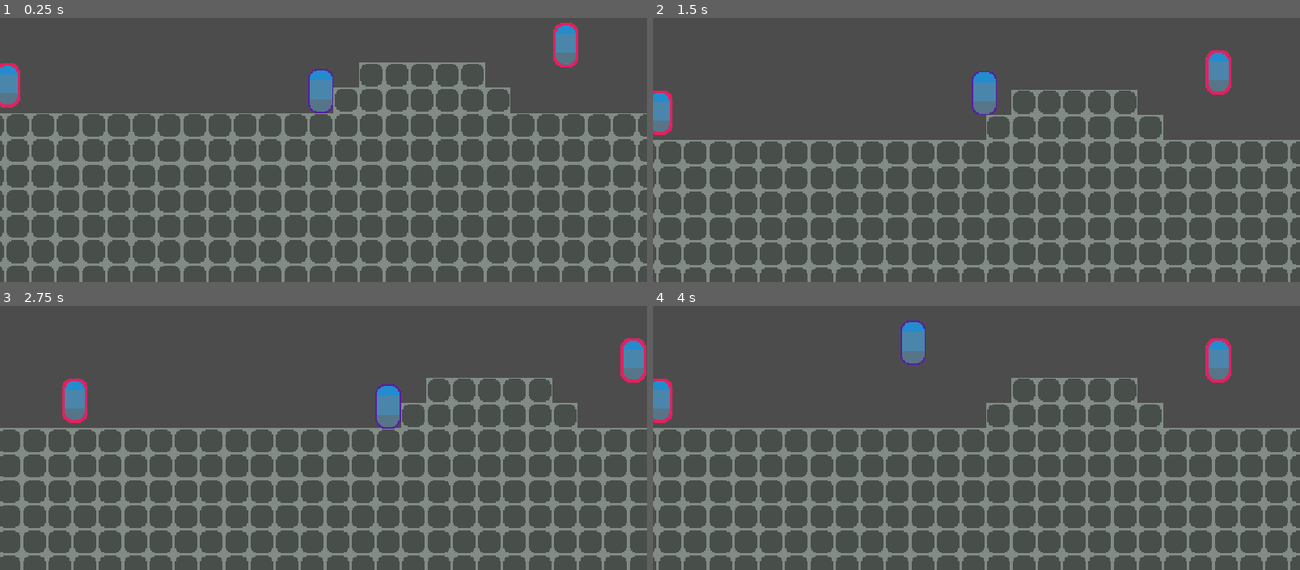
Above: before the commit, frames 1-4 (two rows, left to right).
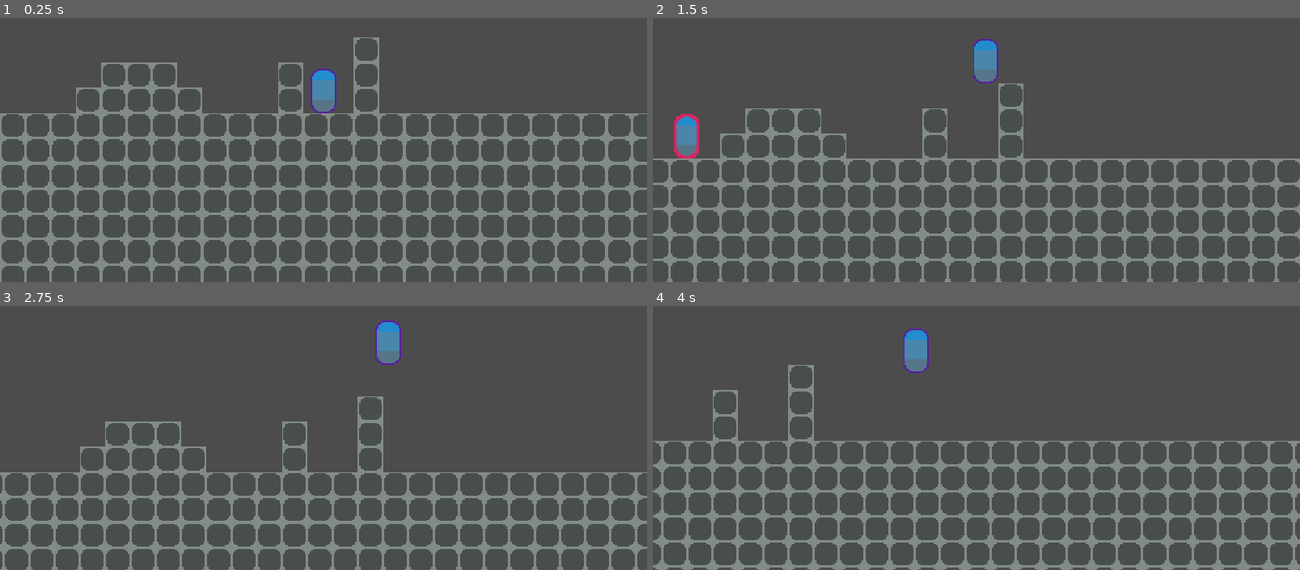
Above: after the commit, the same moments.

Repository: demanxd/YAPS_BO
Game: Godot game, scene res://aux_tscn/Empty_scene.tscn
Two runs of this game, one before a commit and one after it. Both use one fixed random seed, a clock stepped at 60 frames per second and the inputs below.
Inputs:
- Up to frame 1 (0.25 s): no input
- Up to frame 2 (1.5 s): tap Enter at 0.5 s; hold D (move_right) 0.53-1.28 s; tap Space (jump) at 0.6, 0.77, 1.07, 1.35 s; hold A (move_left) from 1.28 s (still down)
- Up to frame 3 (2.75 s): tap Space (jump) at 1.52, 1.82, 2.1 s; release A (move_left) at 2.03 s; hold D (move_right) from 2.03 s (still down)
- Up to frame 4 (4 s): tap Space (jump) at 2.85, 3.02, 3.32, 3.6, 3.77 s; release D (move_right) at 3.53 s; hold A (move_left) from 3.53 s (still down)

The runs differ from the first frame. In frame 1, 21% of the frame differs, in the area x 0-100%, y 1-100%; in frame 2, 29%, in the area x 0-100%, y 7-100%; in frame 3, 26%; in frame 4, 27%.
Error before the commit: Parse Error: Expected identifier as member (res://aux_tscn/Walker.gd:57)

Commit message:
Added and fixed movement (left/right)velocity. Trying to add the same on jump action (up/down)

Diff:
--- a/Project_Rise/godot/BlockOut/Actor.gd
+++ b/Project_Rise/godot/BlockOut/Actor.gd
@@ -5,14 +5,17 @@
 # such as speed and are affected by gravity.
 
 
-export var speed_base = Vector2(150.0, 350.0)
+export var speed_base = Vector2(216.0, 250.0)
 export var is_moveble = false
 export var mass = 1
 export var local_speed_md = 1.0
 export var debug = false
+export var jump_height = 100
 onready var gravity = ProjectSettings.get("physics/2d/default_gravity")
 onready var speed = Vector2.ZERO
 export var local_direction = Vector2.ZERO
+
+onready var is_jump_interrupted
 
 
 const FLOOR_NORMAL = Vector2.UP
@@ -22,12 +25,16 @@
 func _ready():
 	speed.x = local_speed_md * speed_base.x
 	speed.y = speed_base.y
-	print_debug(speed)
+	if debug:
+		print_debug(self.name + " speed = " + String(speed))
 
 # _physics_process is called after the inherited _physics_process function.
 # This allows the Player and Enemy scenes to be affected by gravity.
-func _physics_process(delta):
-	_velocity.y += gravity * delta
+#func _physics_process(delta):
+#	if is_jump_interrupted:
+#		_velocity.y += gravity * delta
+#	if debug:
+#		print_debug(self.name + " speed x = " + String(_velocity.x) + "; speed y = " + String(_velocity.y))
 
 func speed_set(expr : Vector2):
 	speed = expr
--- a/Project_Rise/godot/BlockOut/aux_tscn/Empty_scene.tscn
+++ b/Project_Rise/godot/BlockOut/aux_tscn/Empty_scene.tscn
@@ -12,13 +12,13 @@
 [node name="Rock_TM" parent="." instance=ExtResource( 1 )]
 collision_layer = 32
 collision_mask = 0
-tile_data = PoolIntArray( -196574, 0, 0, -131065, 0, 0, -131064, 0,  …(13345 unchanged characters)…
+tile_data = PoolIntArray( -131078, 0, 0, -131076, 0, 0, -131074, 0, 0, -196608, 0, 0, -196606, 0, 0, -196605, 0, 0, -196574, 0, 0, -131065, 0, 0, -131064, 0,  …(13345 unchanged characters)…
 
 [node name="Player" parent="." instance=ExtResource( 2 )]
-position = Vector2( 112, -16 )
+position = Vector2( 656, -16 )
 collision_mask = 35
+speed_base = Vector2( 220, 40 )
 is_moveble = true
-local_speed_md = 1.5
 
 [node name="MainCamera" parent="Player" instance=ExtResource( 3 )]
 current = true
--- /dev/null
+++ b/Project_Rise/godot/BlockOut/aux_tscn/Hitbox.tscn
@@ -0,0 +1,5 @@
+[gd_scene format=2]
+
+[node name="Hitbox" type="Area2D"]
+
+[node name="CollisionShape2D" type="CollisionShape2D" parent="."]
--- /dev/null
+++ b/Project_Rise/godot/BlockOut/aux_tscn/Hurtbox.tscn
@@ -0,0 +1,5 @@
+[gd_scene format=2]
+
+[node name="Hurtbox" type="Area2D"]
+
+[node name="CollisionShape2D" type="CollisionShape2D" parent="."]
--- a/Project_Rise/godot/BlockOut/aux_tscn/Player.gd
+++ b/Project_Rise/godot/BlockOut/aux_tscn/Player.gd
@@ -2,7 +2,7 @@
 extends Actor
 #https://www.youtube.com/c/GameEndeavor/videos
 #https://vk.com/wall-165072537_2325
-
+#movement speed 12 units per second
 
 const FLOOR_DETECT_DISTANCE = 20.0
 export var MAX_JUMP_DISTANCE = 0
@@ -16,6 +16,8 @@
 onready var camera = $Camera2D
 onready var timer = $Timer
 
+
+var max_h = 0.0 #delete!!!
 
 
 func _ready():
@@ -49,24 +51,49 @@
 #			is_run = false
 
 		var direction = get_direction()
+#		if debug:
+#			print_debug(self.name + ": direction = " + String(direction))
 
-		var is_jump_interrupted = Input.is_action_just_released("jump" + action_suffix) and _velocity.y < 0.0
+		if direction.y == -1:
+			is_jump_interrupted = true
+		else:
+			is_jump_interrupted = false
+
+#		if debug:
+#			print_debug(self.name + ": is_jump_interrupted = " + String(is_jump_interrupted))
+
 		_velocity = calculate_move_velocity(_velocity, direction, speed, is_jump_interrupted)
 
 		var snap_vector = Vector2.DOWN * FLOOR_DETECT_DISTANCE if direction.y == 0.0 else Vector2.ZERO
 #		var is_on_platform = platform_detector.is_colliding()
 		var is_on_platform = is_on_floor()
+#		if debug:
+#			print_debug(self.name + ": is_on_platform = " + String(is_on_floor()))
 
-#		if not is_on_platform:
-#			print_debug(self.name, " WARNING: Not on platform!");
+		jump()
+		_velocity.y += gravity
 
-		_velocity = move_and_slide_with_snap(
-			_velocity, snap_vector, FLOOR_NORMAL, not is_on_platform, 4, 0.9, false
-			)
+		if (_velocity.y >= max_h):
+			max_h = _velocity.y
+
+		if debug:
+			print_debug(self.name + ": max_h = " + String(max_h))
+
+		_velocity = move_and_slide(_velocity, Vector2.UP)
+#		_velocity = move_and_slide_with_snap(
+#			_velocity, snap_vector, FLOOR_NORMAL, not is_on_platform, 4, 0.9, false
+#			)
 		for i in get_slide_count():
 			var collision = get_slide_collision(i)
 			if collision.collider.has_method("collide_with"):
 				collision.collider.collide_with(collision, self)
+
+
+func jump() -> void:
+	if self.is_on_floor():
+		if Input.is_action_just_pressed("jump" + action_suffix):
+			if _velocity.y <= speed.y:
+				_velocity.y -= speed.y * gravity
 
 
 func get_direction():
@@ -82,19 +109,19 @@
 # This function calculates a new velocity whenever you need it.
 # It allows you to interrupt jumps.
 func calculate_move_velocity(
-		linear_velocity,
-		direction,
-		speed,
-		is_jump_interrupted
-	):
+	linear_velocity,
+	direction,
+	speed,
+	is_jump_interrupted
+):
 	var velocity = linear_velocity
 	velocity.x = speed.x * direction.x
-	if direction.y != 0.0:
-		velocity.y = speed.y * direction.y
-	if is_jump_interrupted:
-		# Decrease the Y velocity by multiplying it, but don't set it to 0
-		# as to not be too abrupt.
-		velocity.y *= 0.4
+#	if direction.y != 0.0:
+#		velocity.y = speed.y * direction.y
+#	if is_jump_interrupted:
+#		# Decrease the Y velocity by multiplying it, but don't set it to 0
+#		# as to not be too abrupt.
+#		velocity.y *= 0.4
 	return velocity
 
 
--- a/Project_Rise/godot/BlockOut/aux_tscn/Player.tscn
+++ b/Project_Rise/godot/BlockOut/aux_tscn/Player.tscn
@@ -9,6 +9,7 @@
 [node name="Player" type="KinematicBody2D"]
 collision_mask = 33
 script = ExtResource( 2 )
+debug = true
 
 [node name="Sprite" type="Sprite" parent="."]
 texture = ExtResource( 1 )
--- a/Project_Rise/godot/BlockOut/aux_tscn/Walker.gd
+++ b/Project_Rise/godot/BlockOut/aux_tscn/Walker.gd
@@ -10,9 +10,8 @@
 
 onready var wait_timer: Timer = $Timer
 onready var platform_detector: RayCast2D = $Platform_Detector
-
-onready var left_p_detect : Area2D = $Left_Player_Detector
-onready var right_p_detect : Area2D = $Right_Player_Detector
+onready var left_p_detect : CollisionShape2D = $Left_Player_Detector/Collision
+onready var right_p_detect : CollisionShape2D = $Right_Player_Detector/Collision
 
 
 onready var waypoints: = get_node(waypoints_path)
@@ -26,10 +25,15 @@
 var target_position: = Vector2()
 
 func _ready() -> void:
+#	if left_p_detect.is_processing():
+#		left_p_detect.set_process(false)
+#	if right_p_detect.is_processing():
+#		right_p_detect.set_process(false)
 	last_local_direction = local_direction
 	if not waypoints:
 		set_physics_process(false)
 		return
+
 	position = waypoints.get_start_position()
 	target_position = waypoints.get_next_point_position()
 
@@ -53,12 +57,15 @@
 		print_debug(self.name + " in " + String(self.position.x - target_position.x) + " condition")
 	if (last_local_direction != local_direction):
 		if (local_direction == Vector2.RIGHT):
-			left_p_detect.disconnect("body_entered", self, "_on_Left_Player_Detector_body_entered")
-			left_p_detect.
-			right_p_detect.connect("body_entered")
+			if left_p_detect.is_processing():
+				left_p_detect.set_process(false)
+			if not right_p_detect.is_processing():
+				right_p_detect.set_process(true)
 		else:
-			right_p_detect.disconnect("body_entered")
-			left_p_detect.connect("body_entered")
+			if right_p_detect.is_processing():
+				right_p_detect.set_process(false)
+			if not left_p_detect.is_processing():
+				left_p_detect.set_process(true)
 #		set_physics_process(false)
 #		wait_timer.start(wait_time)
 #	var direction: float
@@ -88,11 +95,13 @@
 
 
 func _on_Left_Player_Detector_body_entered(body):
+	print_debug(self.name + ": " + body.name + " is cached in left!")
 #	get_him_hurt()
 	pass # Replace with function body.
 
 
 func _on_Right_Player_Detector_body_entered(body):
+	print_debug(self.name + ": " + body.name + " is cached in right!")
 #	get_him_hurt()
 	pass # Replace with function body.
 
--- a/Project_Rise/godot/BlockOut/aux_tscn/Walker.tscn
+++ b/Project_Rise/godot/BlockOut/aux_tscn/Walker.tscn
@@ -50,12 +50,14 @@
 [node name="Timer" type="Timer" parent="."]
 
 [node name="Left_Player_Detector" type="Area2D" parent="."]
+visible = false
 
 [node name="Collision" type="CollisionShape2D" parent="Left_Player_Detector"]
 position = Vector2( -8, 0 )
 shape = SubResource( 2 )
 
 [node name="Right_Player_Detector" type="Area2D" parent="."]
+visible = false
 
 [node name="Collision" type="CollisionShape2D" parent="Right_Player_Detector"]
 position = Vector2( 8, 0 )
--- a/Project_Rise/godot/BlockOut/project.godot
+++ b/Project_Rise/godot/BlockOut/project.godot
@@ -85,7 +85,7 @@
 
 2d/physics_engine="GodotPhysics"
 2d/cell_size=20
-2d/default_gravity=900
+2d/default_gravity=5
 
 [rendering]
 
--- a/Project_Rise/godot/BlockOut/tscn_folders/Tavern.tscn
+++ b/Project_Rise/godot/BlockOut/tscn_folders/Tavern.tscn
@@ -17,7 +17,7 @@
 
 [node name="Player" parent="." instance=ExtResource( 3 )]
 position = Vector2( 192.143, 192.418 )
-is_movable = true
+is_moveble = true
 
 [node name="MainCamera" parent="Player" instance=ExtResource( 6 )]
 current = true
@@ -38,154 +38,234 @@
 
 [node name="Portal" parent="." instance=ExtResource( 5 )]
 position = Vector2( 339.773, 359.95 )
+In = false
 debug = false
+location_self = Vector2( 0, 0 )
+location_target = Vector2( 0, 0 )
 color_shade = Color( 0.0941176, 0.478431, 0.929412, 1 )
 base_color = Vector3( 0.0941176, 0.478431, 0.929412 )
 
 [node name="Portal" parent="Portal" instance=ExtResource( 5 )]
 position = Vector2( 60.5044, 78.9006 )
 In = true
+debug = true
+location_self = Vector2( 0, 0 )
 location_target = Vector2( 339.773, 359.95 )
 color_shade = Color( 0.0941176, 0.478431, 0.929412, 1 )
+base_color = Vector3( 0, 0, 0 )
 
 [node name="Portal2" parent="Portal" instance=ExtResource( 5 )]
 position = Vector2( 161.094, 80.2092 )
 In = true
+debug = true
+location_self = Vector2( 0, 0 )
 location_target = Vector2( 339.773, 359.95 )
 color_shade = Color( 0.0941176, 0.478431, 0.929412, 1 )
+base_color = Vector3( 0, 0, 0 )
 
 [node name="Portal3" parent="Portal" instance=ExtResource( 5 )]
 position = Vector2( 380.14, 40.0358 )
 In = true
+debug = true
+location_self = Vector2( 0, 0 )
 location_target = Vector2( 339.773, 359.95 )
 color_shade = Color( 0.0941176, 0.478431, 0.929412, 1 )
+base_color = Vector3( 0, 0, 0 )
 
 [node name="Portal2" parent="." instance=ExtResource( 5 )]
 position = Vector2( 200.452, 239.652 )
+In = false
+debug = true
+location_self = Vector2( 0, 0 )
+location_target = Vector2( 0, 0 )
 color_shade = Color( 0.0627451, 0.866667, 0.282353, 1 )
 base_color = Vector3( 0.0627451, 0.866667, 0.282353 )
 
 [node name="Portal" parent="Portal2" instance=ExtResource( 5 )]
 position = Vector2( -140.946, 160.261 )
 In = true
-location_target = Vector2( 200.452, 239.652 )
-color_shade = Color( 0.0627451, 0.866667, 0.282353, 1 )
+debug = true
+location_self = Vector2( 0, 0 )
+location_target = Vector2( 200.452, 239.652 )
+color_shade = Color( 0.0627451, 0.866667, 0.282353, 1 )
+base_color = Vector3( 0, 0, 0 )
 
 [node name="Portal3" parent="Portal2" instance=ExtResource( 5 )]
 position = Vector2( -180.536, 160.065 )
 In = true
-location_target = Vector2( 200.452, 239.652 )
-color_shade = Color( 0.0627451, 0.866667, 0.282353, 1 )
+debug = true
+location_self = Vector2( 0, 0 )
+location_target = Vector2( 200.452, 239.652 )
+color_shade = Color( 0.0627451, 0.866667, 0.282353, 1 )
+base_color = Vector3( 0, 0, 0 )
 
 [node name="Portal4" parent="Portal2" instance=ExtResource( 5 )]
 position = Vector2( -60.2908, 139.825 )
 In = true
-location_target = Vector2( 200.452, 239.652 )
-color_shade = Color( 0.0627451, 0.866667, 0.282353, 1 )
+debug = true
+location_self = Vector2( 0, 0 )
+location_target = Vector2( 200.452, 239.652 )
+color_shade = Color( 0.0627451, 0.866667, 0.282353, 1 )
+base_color = Vector3( 0, 0, 0 )
 
 [node name="Portal5" parent="Portal2" instance=ExtResource( 5 )]
 position = Vector2( -221.015, 141.016 )
 In = true
-location_target = Vector2( 200.452, 239.652 )
-color_shade = Color( 0.0627451, 0.866667, 0.282353, 1 )
+debug = true
+location_self = Vector2( 0, 0 )
+location_target = Vector2( 200.452, 239.652 )
+color_shade = Color( 0.0627451, 0.866667, 0.282353, 1 )
+base_color = Vector3( 0, 0, 0 )
 
 [node name="Portal6" parent="Portal2" instance=ExtResource( 5 )]
 position = Vector2( -261.097, 141.016 )
 In = true
-location_target = Vector2( 200.452, 239.652 )
-color_shade = Color( 0.0627451, 0.866667, 0.282353, 1 )
+debug = true
+location_self = Vector2( 0, 0 )
+location_target = Vector2( 200.452, 239.652 )
+color_shade = Color( 0.0627451, 0.866667, 0.282353, 1 )
+base_color = Vector3( 0, 0, 0 )
 
 [node name="Portal7" parent="Portal2" instance=ExtResource( 5 )]
 position = Vector2( -300.782, 141.413 )
 In = true
-location_target = Vector2( 200.452, 239.652 )
-color_shade = Color( 0.0627451, 0.866667, 0.282353, 1 )
+debug = true
+location_self = Vector2( 0, 0 )
+location_target = Vector2( 200.452, 239.652 )
+color_shade = Color( 0.0627451, 0.866667, 0.282353, 1 )
+base_color = Vector3( 0, 0, 0 )
 
 [node name="Portal2" parent="Portal2" instance=ExtResource( 5 )]
 position = Vector2( -100.419, 160.001 )
 In = true
-location_target = Vector2( 200.452, 239.652 )
-color_shade = Color( 0.0627451, 0.866667, 0.282353, 1 )
+debug = true
+location_self = Vector2( 0, 0 )
+location_target = Vector2( 200.452, 239.652 )
+color_shade = Color( 0.0627451, 0.866667, 0.282353, 1 )
+base_color = Vector3( 0, 0, 0 )
 
 [node name="Portal3" parent="." instance=ExtResource( 5 )]
 position = Vector2( 1059.4, 279.552 )
+In = false
+debug = true
+location_self = Vector2( 0, 0 )
+location_target = Vector2( 0, 0 )
 color_shade = Color( 0.913725, 0.596078, 0.596078, 1 )
 base_color = Vector3( 0.913725, 0.596078, 0.596078 )
 
 [node name="Portal4" parent="Portal3" instance=ExtResource( 5 )]
 position = Vector2( 79.0601, 160.325 )
 In = true
-location_target = Vector2( 1059.4, 279.552 )
-color_shade = Color( 0.913725, 0.596078, 0.596078, 1 )
+debug = true
+location_self = Vector2( 0, 0 )
+location_target = Vector2( 1059.4, 279.552 )
+color_shade = Color( 0.913725, 0.596078, 0.596078, 1 )
+base_color = Vector3( 0, 0, 0 )
 
 [node name="Portal5" parent="Portal3" instance=ExtResource( 5 )]
 position = Vector2( 119.378, 160.955 )
 In = true
-location_target = Vector2( 1059.4, 279.552 )
-color_shade = Color( 0.913725, 0.596078, 0.596078, 1 )
+debug = true
+location_self = Vector2( 0, 0 )
+location_target = Vector2( 1059.4, 279.552 )
+color_shade = Color( 0.913725, 0.596078, 0.596078, 1 )
+base_color = Vector3( 0, 0, 0 )
 
 [node name="Portal6" parent="Portal3" instance=ExtResource( 5 )]
 position = Vector2( 160.64, 160.955 )
 In = true
-location_target = Vector2( 1059.4, 279.552 )
-color_shade = Color( 0.913725, 0.596078, 0.596078, 1 )
+debug = true
+location_self = Vector2( 0, 0 )
+location_target = Vector2( 1059.4, 279.552 )
+color_shade = Color( 0.913725, 0.596078, 0.596078, 1 )
+base_color = Vector3( 0, 0, 0 )
 
 [node name="Portal7" parent="Portal3" instance=ExtResource( 5 )]
 position = Vector2( 200.013, 162.53 )
 In = true
-location_target = Vector2( 1059.4, 279.552 )
-color_shade = Color( 0.913725, 0.596078, 0.596078, 1 )
+debug = true
+location_self = Vector2( 0, 0 )
+location_target = Vector2( 1059.4, 279.552 )
+color_shade = Color( 0.913725, 0.596078, 0.596078, 1 )
+base_color = Vector3( 0, 0, 0 )
 
 [node name="Portal12" parent="Portal3" instance=ExtResource( 5 )]
 position = Vector2( 400.372, 181.05 )
 In = true
-location_target = Vector2( 1059.4, 279.552 )
-color_shade = Color( 0.913725, 0.596078, 0.596078, 1 )
+debug = true
+location_self = Vector2( 0, 0 )
+location_target = Vector2( 1059.4, 279.552 )
+color_shade = Color( 0.913725, 0.596078, 0.596078, 1 )
+base_color = Vector3( 0, 0, 0 )
 
 [node name="Portal13" parent="Portal3" instance=ExtResource( 5 )]
 position = Vector2( 432.783, 181.049 )
 In = true
-location_target = Vector2( 1059.4, 279.552 )
-color_shade = Color( 0.913725, 0.596078, 0.596078, 1 )
+debug = true
+location_self = Vector2( 0, 0 )
+location_target = Vector2( 1059.4, 279.552 )
+color_shade = Color( 0.913725, 0.596078, 0.596078, 1 )
+base_color = Vector3( 0, 0, 0 )
 
 [node name="Portal14" parent="Portal3" instance=ExtResource( 5 )]
 position = Vector2( 460.424, 179.928 )
 In = true
-location_target = Vector2( 1059.4, 279.552 )
-color_shade = Color( 0.913725, 0.596078, 0.596078, 1 )
+debug = true
+location_self = Vector2( 0, 0 )
+location_target = Vector2( 1059.4, 279.552 )
+color_shade = Color( 0.913725, 0.596078, 0.596078, 1 )
+base_color = Vector3( 0, 0, 0 )
 
 [node name="Portal8" parent="Portal3" instance=ExtResource( 5 )]
 position = Vector2( 660.514, 120.322 )
 In = true
-location_target = Vector2( 1059.4, 279.552 )
-color_shade = Color( 0.913725, 0.596078, 0.596078, 1 )
+debug = true
+location_self = Vector2( 0, 0 )
+location_target = Vector2( 1059.4, 279.552 )
+color_shade = Color( 0.913725, 0.596078, 0.596078, 1 )
+base_color = Vector3( 0, 0, 0 )
 
 [node name="Portal9" parent="Portal3" instance=ExtResource( 5 )]
 position = Vector2( 699.886, 120.637 )
 In = true
-location_target = Vector2( 1059.4, 279.552 )
-color_shade = Color( 0.913725, 0.596078, 0.596078, 1 )
+debug = true
+location_self = Vector2( 0, 0 )
+location_target = Vector2( 1059.4, 279.552 )
+color_shade = Color( 0.913725, 0.596078, 0.596078, 1 )
+base_color = Vector3( 0, 0, 0 )
 
 [node name="Portal10" parent="Portal3" instance=ExtResource( 5 )]
 position = Vector2( 737.054, 119.692 )
 In = true
-location_target = Vector2( 1059.4, 279.552 )
-color_shade = Color( 0.913725, 0.596078, 0.596078, 1 )
+debug = true
+location_self = Vector2( 0, 0 )
+location_target = Vector2( 1059.4, 279.552 )
+color_shade = Color( 0.913725, 0.596078, 0.596078, 1 )
+base_color = Vector3( 0, 0, 0 )
 
 [node name="Portal11" parent="Portal3" instance=ExtResource( 5 )]
 position = Vector2( 760.048, 120.007 )
 In = true
-location_target = Vector2( 1059.4, 279.552 )
-color_shade = Color( 0.913725, 0.596078, 0.596078, 1 )
+debug = true
+location_self = Vector2( 0, 0 )
+location_target = Vector2( 1059.4, 279.552 )
+color_shade = Color( 0.913725, 0.596078, 0.596078, 1 )
+base_color = Vector3( 0, 0, 0 )
 
 [node name="Portal4" parent="." instance=ExtResource( 5 )]
 position = Vector2( 1960.1, 258.17 )
+In = false
+debug = true
+location_self = Vector2( 0, 0 )
+location_target = Vector2( 0, 0 )
 color_shade = Color( 0.968627, 1, 0, 1 )
 base_color = Vector3( 0.968627, 1, 0 )
 
 [node name="Portal5" parent="Portal4" instance=ExtResource( 5 )]
 position = Vector2( 220.052, -18.7089 )
 In = true
+debug = true
+location_self = Vector2( 0, 0 )
 location_target = Vector2( 1960.1, 258.17 )
 color_shade = Color( 0.968627, 1, 0, 1 )
 base_color = Vector3( 0.913725, 0.596078, 0.596078 )
@@ -193,6 +273,8 @@
 [node name="Portal6" parent="Portal4" instance=ExtResource( 5 )]
 position = Vector2( 299.248, -19.416 )
 In = true
+debug = true
+location_self = Vector2( 0, 0 )
 location_target = Vector2( 1960.1, 258.17 )
 color_shade = Color( 0.968627, 1, 0, 1 )
 base_color = Vector3( 0.913725, 0.596078, 0.596078 )
@@ -200,6 +282,8 @@
 [node name="Portal8" parent="Portal4" instance=ExtResource( 5 )]
 position = Vector2( 619.109, -77.3561 )
 In = true
+debug = true
+location_self = Vector2( 0, 0 )
 location_target = Vector2( 1960.1, 258.17 )
 color_shade = Color( 0.968627, 1, 0, 1 )
 base_color = Vector3( 0.913725, 0.596078, 0.596078 )
@@ -207,6 +291,8 @@
 [node name="Portal9" parent="Portal4" instance=ExtResource( 5 )]
 position = Vector2( 657.207, -77.3561 )
 In = true
+debug = true
+location_self = Vector2( 0, 0 )
 location_target = Vector2( 1960.1, 258.17 )
 color_shade = Color( 0.968627, 1, 0, 1 )
 base_color = Vector3( 0.913725, 0.596078, 0.596078 )
@@ -214,6 +300,8 @@
 [node name="Portal10" parent="Portal4" instance=ExtResource( 5 )]
 position = Vector2( 695.304, -76.5624 )
 In = true
+debug = true
+location_self = Vector2( 0, 0 )
 location_target = Vector2( 1960.1, 258.17 )
 color_shade = Color( 0.968627, 1, 0, 1 )
 base_color = Vector3( 0.913725, 0.596078, 0.596078 )
@@ -221,6 +309,8 @@
 [node name="Portal11" parent="Portal4" instance=ExtResource( 5 )]
 position = Vector2( 728.64, -76.5624 )
 In = true
+debug = true
+location_self = Vector2( 0, 0 )
 location_target = Vector2( 1960.1, 258.17 )
 color_shade = Color( 0.968627, 1, 0, 1 )
 base_color = Vector3( 0.913725, 0.596078, 0.596078 )
@@ -228,6 +318,8 @@
 [node name="Portal12" parent="Portal4" instance=ExtResource( 5 )]
 position = Vector2( 760.388, -76.5624 )
 In = true
+debug = true
+location_self = Vector2( 0, 0 )
 location_target = Vector2( 1960.1, 258.17 )
 color_shade = Color( 0.968627, 1, 0, 1 )
 base_color = Vector3( 0.913725, 0.596078, 0.596078 )
@@ -235,6 +327,8 @@
 [node name="Portal7" parent="Portal4" instance=ExtResource( 5 )]
 position = Vector2( 320.461, -20.1231 )
 In = true
+debug = true
+location_self = Vector2( 0, 0 )
 location_target = Vector2( 1960.1, 258.17 )
 color_shade = Color( 0.968627, 1, 0, 1 )
 base_color = Vector3( 0.913725, 0.596078, 0.596078 )
